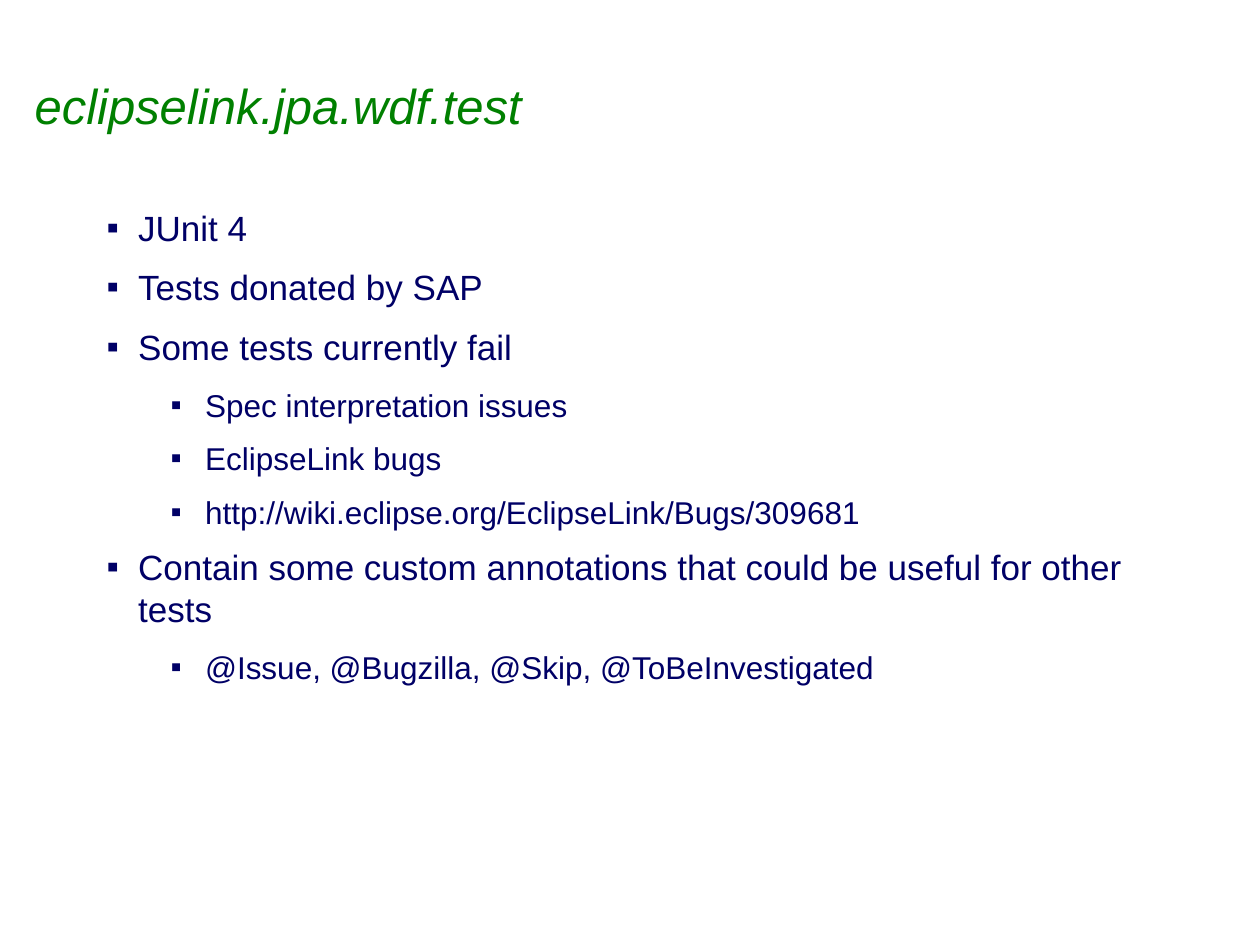
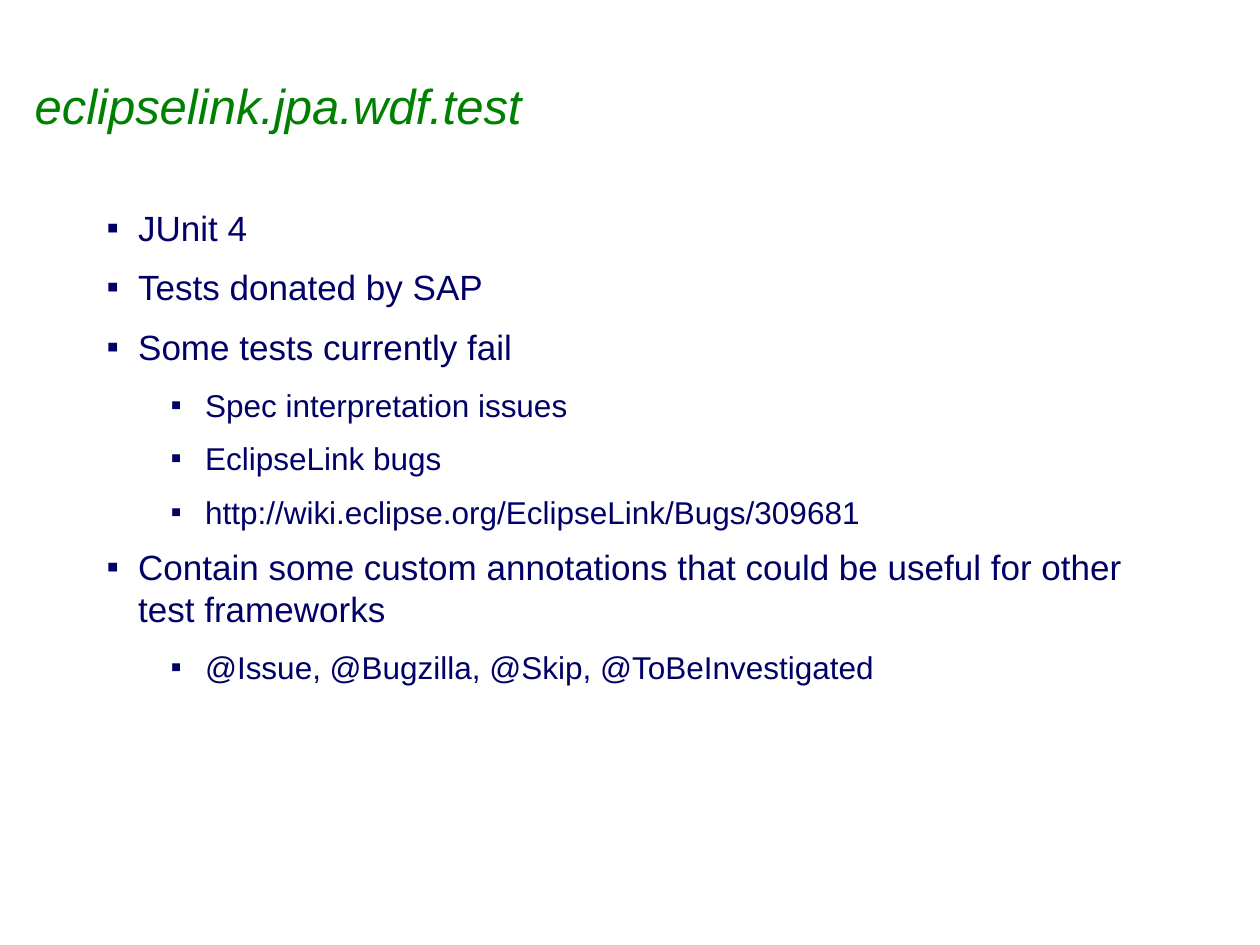
Before and after one commit to sabineheider/incubator, a slide deck: slide 4 of summit-2010/EclipseLink-Testing.ppt. Drawn at 1260x945 pixels with LibreOffice and Linux fonts; fonts in the diff are those of the drawing; background and template pictures are left out. Boxes give left, top, right and bottom in pixels: in the first picture for what was removed or moved away, otherwise in the second. Text is boxed around its words. In the diff, an @@ line names an element or a change of style, - is before the commit and + after.

```diff
--- a/summit-2010/EclipseLink-Testing.ppt
+++ b/summit-2010/EclipseLink-Testing.ppt
@@ text at [138, 554, 1121, 623]: text changed @@
-▪ Contain some custom annotations that could be useful for other tests
+▪ Contain some custom annotations that could be useful for other test frameworks
```
Also in this commit, not shown: 2 other slides changed, 1 other file.
